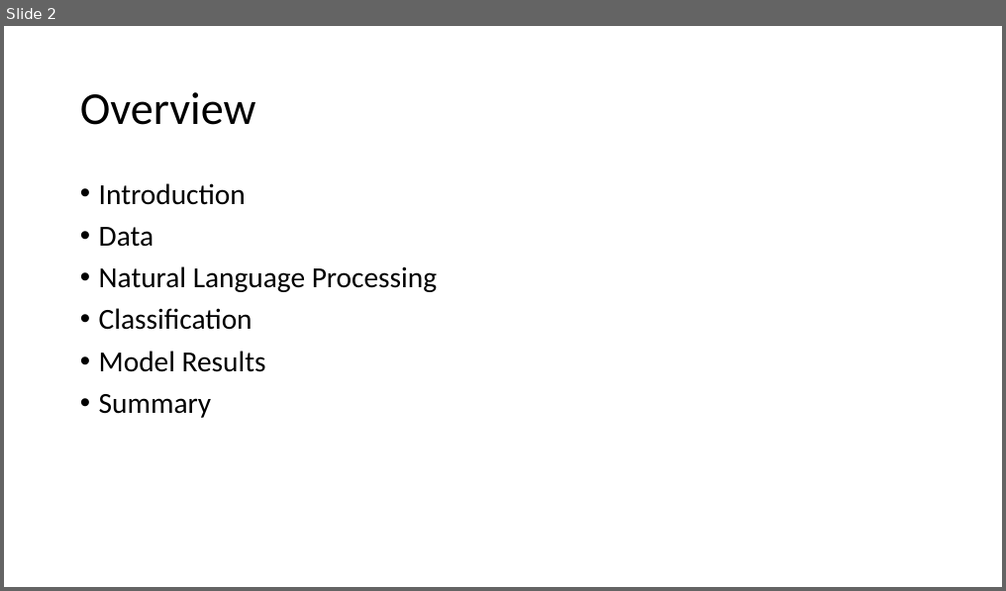
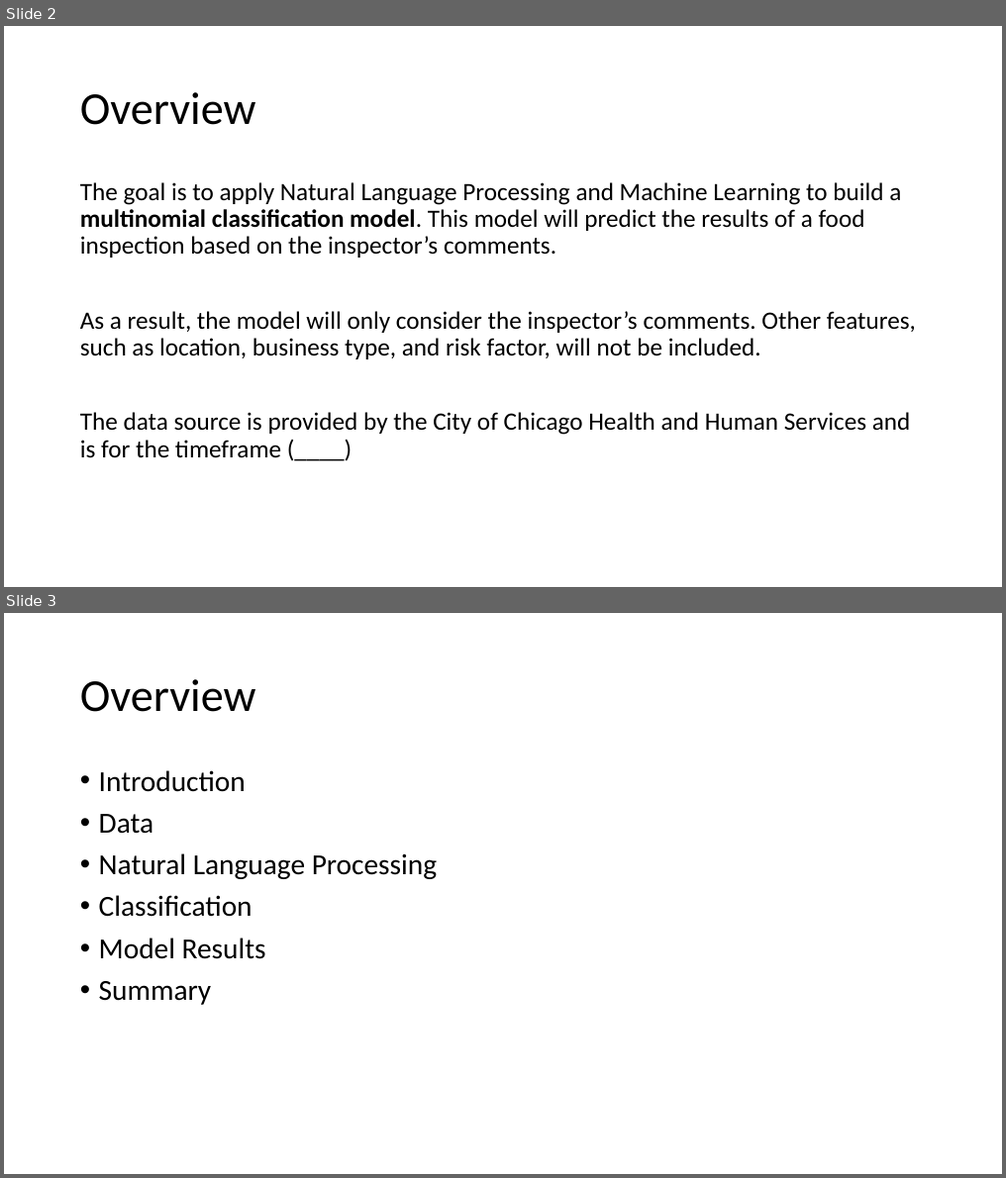
Before and after one commit to sstarkjr/NLP-food-safety-classification, a slide deck: Presentation.pptx. Shown one above the other, each under a label of ours: slide 2 before the commit, slides 2 and 3 after it. The pictures are 1006x591 and 1006x1178 pixels, drawn with LibreOffice and Linux fonts; fonts in the diff are those of the drawing. Boxes give left, top, right and bottom in pixels: in the first picture for what was removed or moved away, otherwise in the second. Text is boxed around its words. In the diff, an @@ line names an element or a change of style, - is before the commit and + after.

Commit message:
updated to pull data from city API instead of static csv stored locally

```diff
--- a/Presentation.pptx
+++ b/Presentation.pptx
@@ slide 2 added at [4,26,1002,587], background #FFFFFF @@
@@ title added at [80,92,256,125], 44 pt, text #000000 @@
+Overview
@@ text added at [80,182,916,459], 24 pt, text #000000 @@
+The goal is to apply Natural Language Processing and Machine Learning to build a multinomial classification model. This model will predict the results of a food inspection based on the inspector’s comments.
+As a result, the model will only consider the inspector’s comments. Other features, such as location, business type, and risk factor, will not be included.
+The data source is provided by the City of Chicago Health and Human Services and is for the timeframe (____)
@@ what was slide 2 is now slide 3 @@
```
Also in this commit, not shown: 1 slide changed, 2 other slides added, 2 slides removed, 1 other file.
